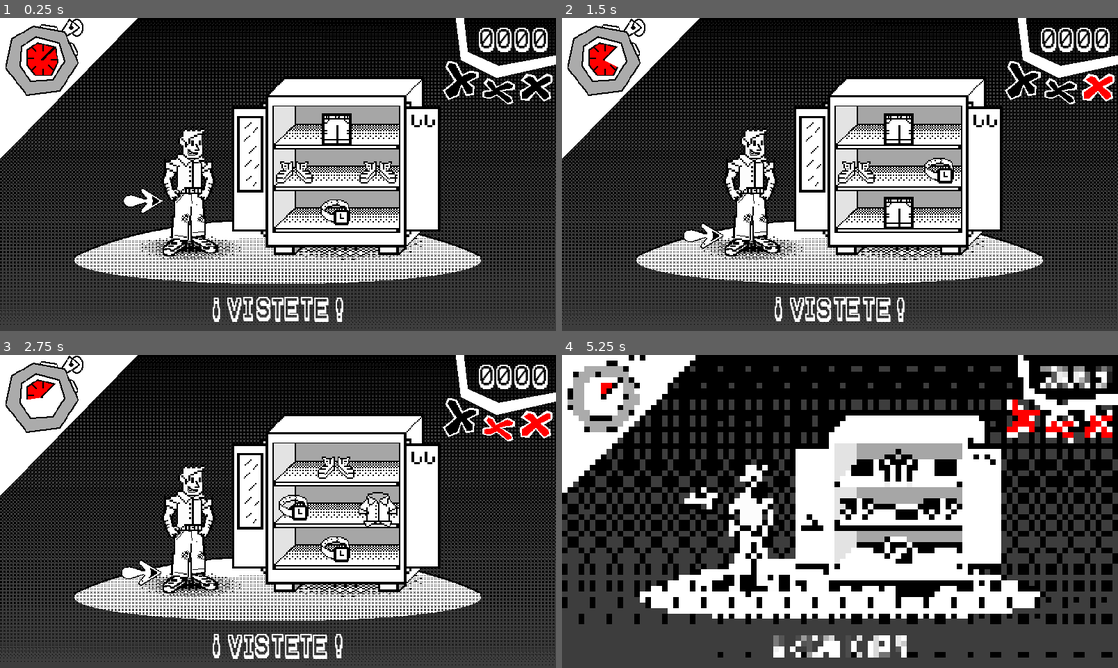
Above: before the commit, frames 1-4 (two rows, left to right).
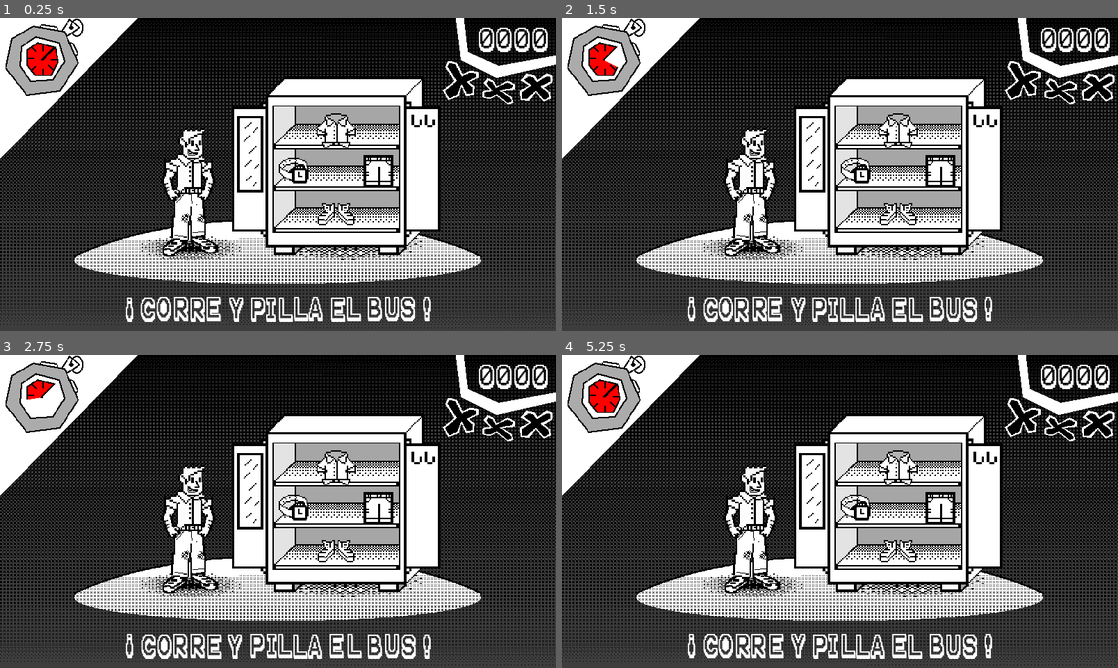
Above: after the commit, the same moments.

Repository: musiualejo/GJB24
Game: Godot game, scene res://scenes/main.tscn
Same seed, same stepped clock (60 frames per second), same inputs: the game is played once before the commit and once after it.
Inputs:
- Up to frame 1 (0.25 s): no input
- Up to frame 2 (1.5 s): hold Right (ui_right) 0.53-1.28 s; hold Down (ui_down) from 1.28 s (still down)
- Up to frame 3 (2.75 s): release Down (ui_down) at 2.03 s; hold Right (ui_right) from 2.03 s (still down)
- Up to frame 4 (5.25 s): release Right (ui_right) at 2.78 s; hold Up (ui_up) 2.78-3.53 s; hold Left (ui_left) 3.53-5.03 s; hold Down (ui_down) from 5.03 s (still down)

The runs differ from the first frame. In frame 1, 3.7% of the frame differs, in the area x 22-78%, y 30-98%; in frame 2, 3.9%; in frame 3, 3.6%; in frame 4, 35%, in the area x 0-100%, y 0-100%.
Error after the commit: Trying to assign value of type 'bus.gd' to a variable of type 'vestirse.gd'. (res://scripts/main.gd:17)

Commit message:
Escena bus alfa + Gameover

Diff:
--- /dev/null
+++ b/scenes/minijuegos/bus.tscn
@@ -0,0 +1,11 @@
+[gd_scene load_steps=3 format=3 uid="uid://bhcnsnon22h1i"]
+
+[ext_resource type="Script" path="res://scripts/bus.gd" id="1_byqdt"]
+[ext_resource type="Texture2D" uid="uid://bmwddnxlr7lby" path="res://sprites/fondos/fondovacio.png" id="5_jtv6f"]
+
+[node name="minijuego" type="Node2D"]
+script = ExtResource("1_byqdt")
+
+[node name="fondo" type="Sprite2D" parent="."]
+texture = ExtResource("5_jtv6f")
+centered = false
--- a/scenes/minijuegos/vestirse.tscn
+++ b/scenes/minijuegos/vestirse.tscn
@@ -1,14 +1,14 @@
 [gd_scene load_steps=7 format=3 uid="uid://cj6w6cfs10ii3"]
 
-[ext_resource type="Script" path="res://scripts/vestirse.gd" id="1_8g2iq"]
 [ext_resource type="PackedScene" uid="uid://dv8ucucgfflg7" path="res://scenes/personaje.tscn" id="1_dh5m7"]
+[ext_resource type="Script" path="res://scripts/bus.gd" id="1_ymrkk"]
 [ext_resource type="Texture2D" uid="uid://3nqsboe8fa6h" path="res://sprites/objetos/shadow.png" id="2_5wp4f"]
 [ext_resource type="PackedScene" uid="uid://0m73ajpn738j" path="res://scenes/objetos/armario.tscn" id="2_ux4kg"]
 [ext_resource type="Texture2D" uid="uid://bmwddnxlr7lby" path="res://sprites/fondos/fondovacio.png" id="2_xkexj"]
 [ext_resource type="PackedScene" uid="uid://75pr6pmf5ovg" path="res://scenes/flecha.tscn" id="6_ud5sp"]
 
 [node name="minijuego" type="Node2D"]
-script = ExtResource("1_8g2iq")
+script = ExtResource("1_ymrkk")
 
 [node name="personaje" parent="." instance=ExtResource("1_dh5m7")]
 z_index = 2
--- /dev/null
+++ b/scripts/bus.gd
@@ -0,0 +1,13 @@
+extends Node2D
+
+signal FalloMinijuego()
+signal FinMinijuego()
+
+
+var verbo := "corre y pilla el bus"
+
+
+# Called when the node enters the scene tree for the first time.
+func _ready():
+	main.verbo = verbo
+	main.cargarMinijuego()
--- a/scripts/vestirse.gd
+++ b/scripts/vestirse.gd
@@ -9,7 +9,7 @@
 
 const NUMBER_OF_ITEMS := 4
 
-var verbo := "vistete"
+var verbo := "corre y pilla el bus"
 var chosen_frame = null
 var zone_index = null
 var zones_picked: Array[int] = []
Binary file added: sprites/objetos/bus_station.png
Not shown, added: sprites/objetos/bus_station.png.import
Binary file added: sprites/personaje/run_character.png
Not shown, added: sprites/personaje/run_character.png.import
